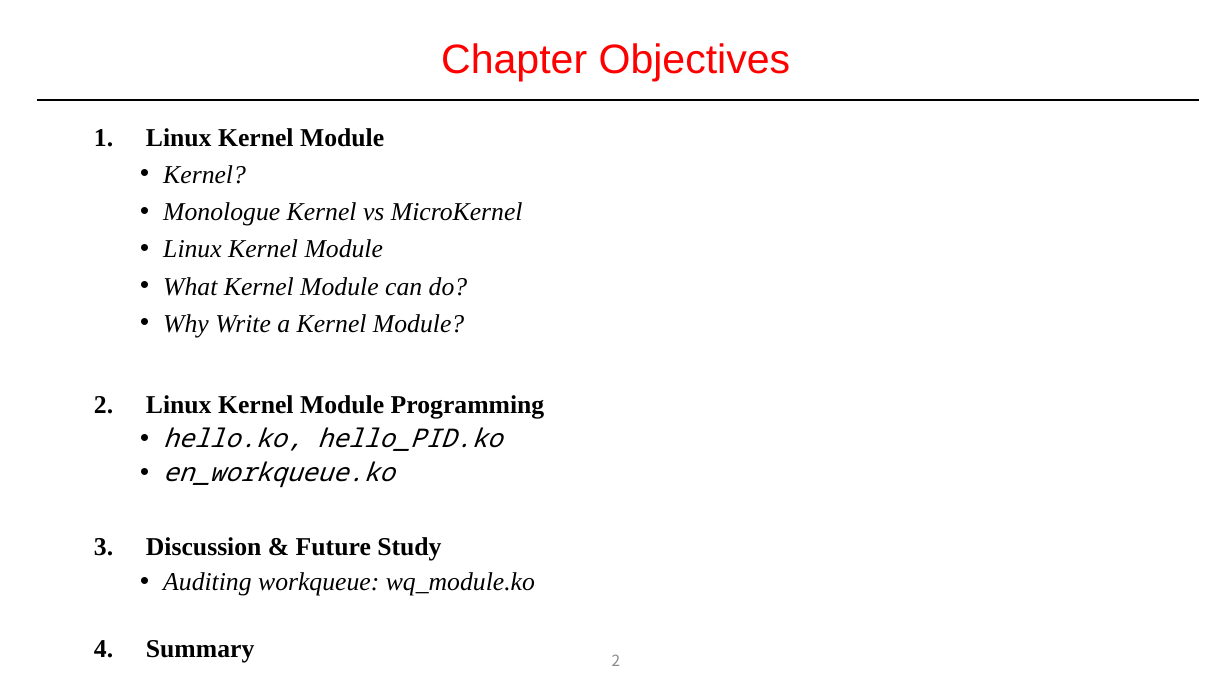
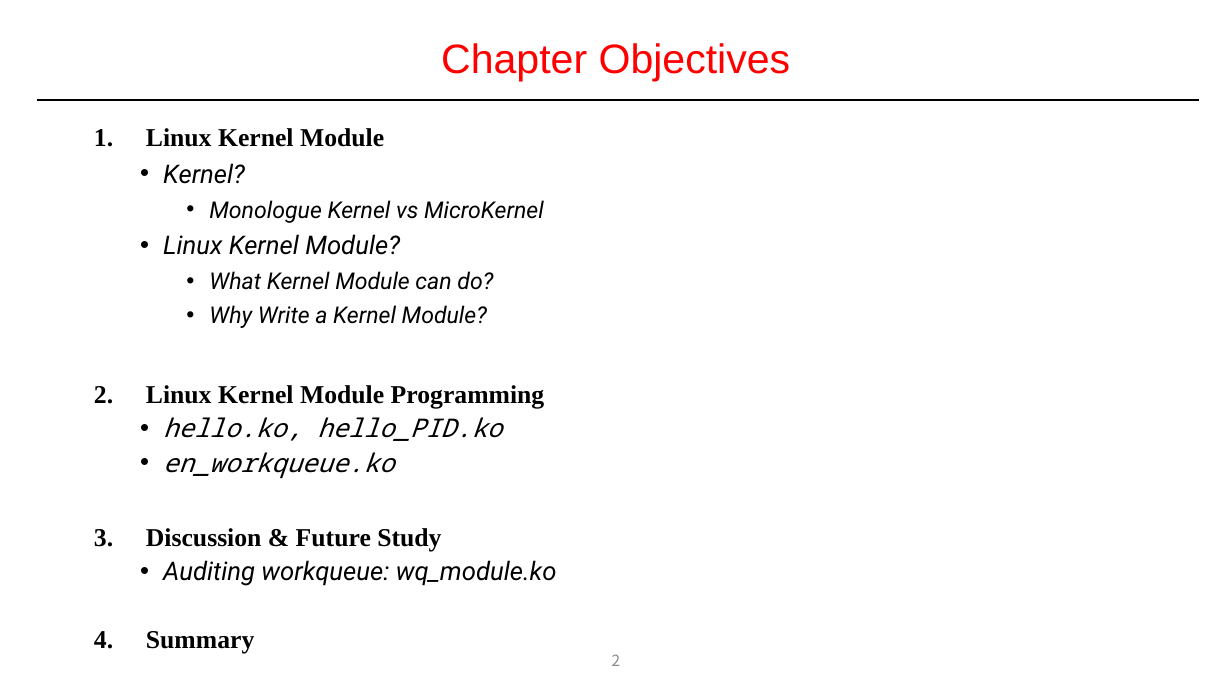
Before and after one commit to DKU-EmbeddedSystem-Lab/2022_Kernel_Study, a slide deck: slide 2 of 1주(1월 4일)/1주차_리눅스 커널 모듈 프로그래밍_송인호_PPT.pptx. Drawn at 1232x693 pixels with LibreOffice and Linux fonts; fonts in the diff are those of the drawing. Boxes give left, top, right and bottom in pixels: in the first picture for what was removed or moved away, otherwise in the second. Text is boxed around its words. In the diff, an @@ line names an element or a change of style, - is before the commit and + after.

```diff
--- a/1주(1월 4일)/1주차_리눅스 커널 모듈 프로그래밍_송인호_PPT.pptx
+++ b/1주(1월 4일)/1주차_리눅스 커널 모듈 프로그래밍_송인호_PPT.pptx
@@ text at [163, 163, 557, 586]: font Times New Roman to Roboto in "Kernel?", "Monologue Kernel vs MicroKernel", "What Kernel Module can do?", "Why Write a Kernel Module?" and 1 more places; size 20 to 18 pt in "Monologue Kernel vs MicroKernel", "What Kernel Module can do?", "Why Write a Kernel Module?"; list level 2 to 3 in "Monologue Kernel vs MicroKernel"; list level 2 to 3 in "What Kernel Module can do?"; list level 2 to 3 in "Why Write a Kernel Module?" @@
@@ text at [163, 234, 400, 255]: text changed; font Times New Roman to Roboto @@
-  • Linux Kernel Module
+  • Linux Kernel Module?
```
Also in this commit, not shown: 12 other slides changed, 2 slides added, 29 slides removed.
